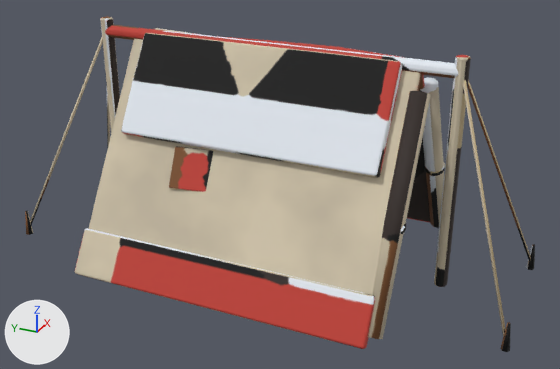
Before and after pictures for a commit that changed the glTF model game/assets3d/props/tent_a.glb.
One viewpoint serves both versions: a 50 mm lens placed at (-4.82, -2.26, 2.96), pointed at (0.1, -0.04, 0.5). The axes (+X, +Y, +Z) are drawn at lower left. The lights are the same throughout. The first picture is the older version. Vertices at exactly the same position are counted once.

Names of what the first picture shows: 'back'.
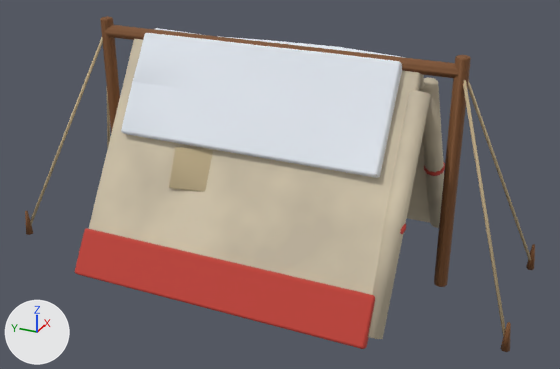
Boxes (x1, y1, x2, y2) around the edits, measured in the pictures (560 x 369 px):
part 1 of me_back, reshaped
    before: (100, 17, 471, 287)
    after: (100, 18, 470, 287)
part 2 of me_back, surface changed
    before: (25, 28, 535, 339)
    after: (25, 19, 535, 339)

Edits to the bpy script that builds the scene:
```text
Change me_back:
    used by ob_back; location = (0.0, 1.1, 0.0)
    remove me_back.from_pydata(...)  # 2434 vertices, 4764 faces; spans x -0.99..1.42, y -3.03..0.83, z -0.16..1.67
    add me_back.from_pydata(...)  # 1718 vertices, 3332 faces; spans x -0.99..1.42, y -3.03..0.83, z -0.16..1.67
    me_back part 1: 59 vertices moved within x -0.94..0.94, y -2.49..0.26, z 0.0..1.67; 803 vertices removed from x -0.94..0.94, y -2.5..0.3, z 0.0..1.67; 87 vertices added at x -0.51..0.54, y -2.49..0.29, z 0.0..1.66
    me_back part 2: 1000 kept faces spanning x -0.99..1.42, y -3.03..0.83, z -0.16..1.67 get new texture (UV) coordinates
```
